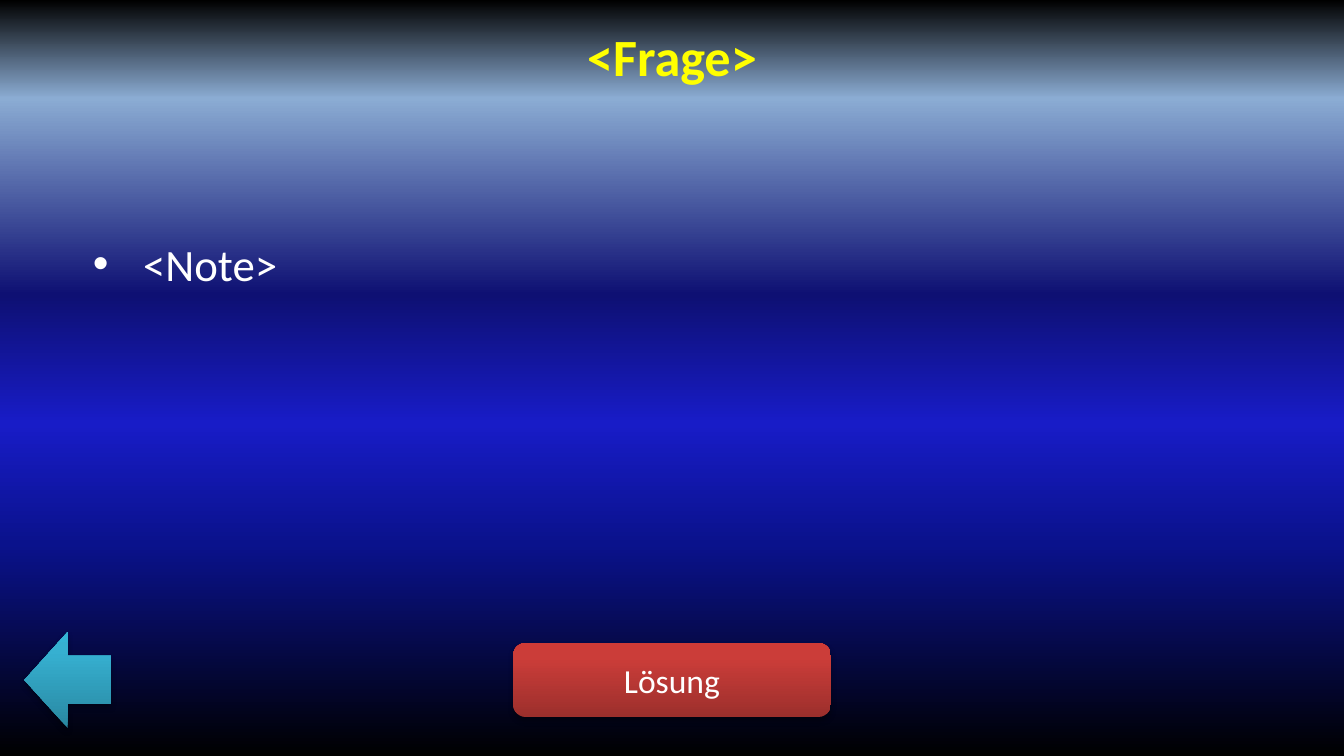
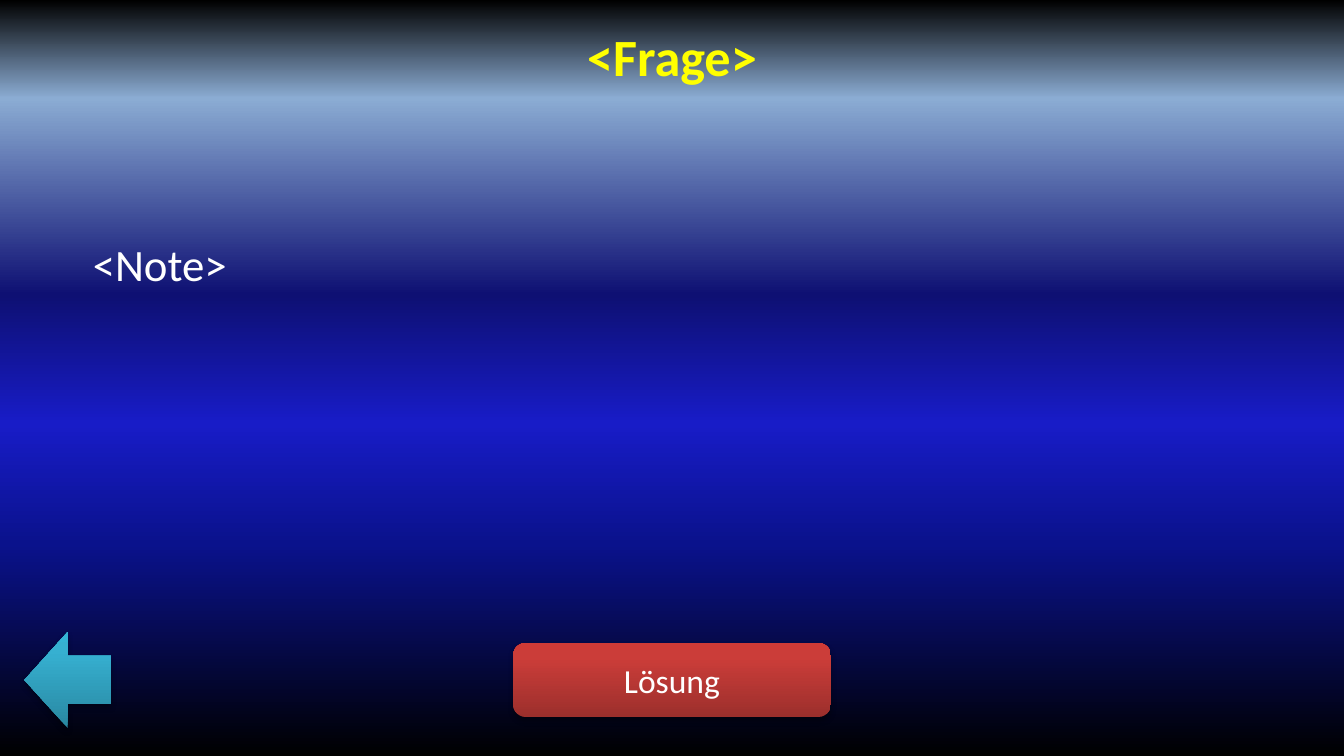
Before and after one commit to mailias/powerpoint_quiz, a slide deck: slide 6 of quiz.pptm. Drawn at 1344x756 pixels with LibreOffice and Linux fonts; fonts in the diff are those of the drawing. Boxes give left, top, right and bottom in pixels: in the first picture for what was removed or moved away, otherwise in the second. Text is boxed around its words. In the diff, an @@ line names an element or a change of style, - is before the commit and + after.

Commit message:
formatting

```diff
--- a/quiz.pptm
+++ b/quiz.pptm
@@ text "<Note>" at (x1=93, y1=252, x2=227, y2=282): bullet • to none @@
```
